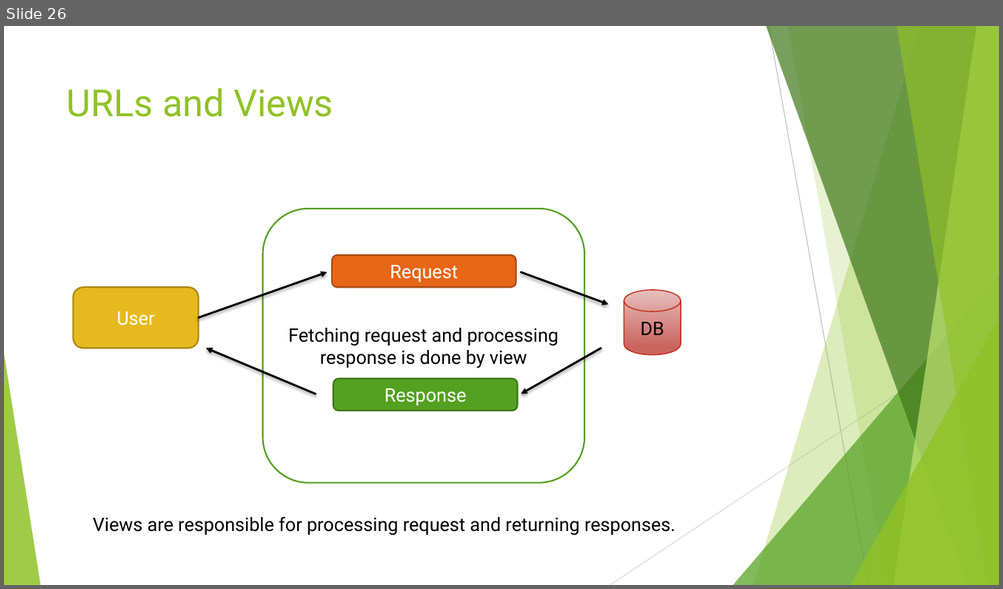
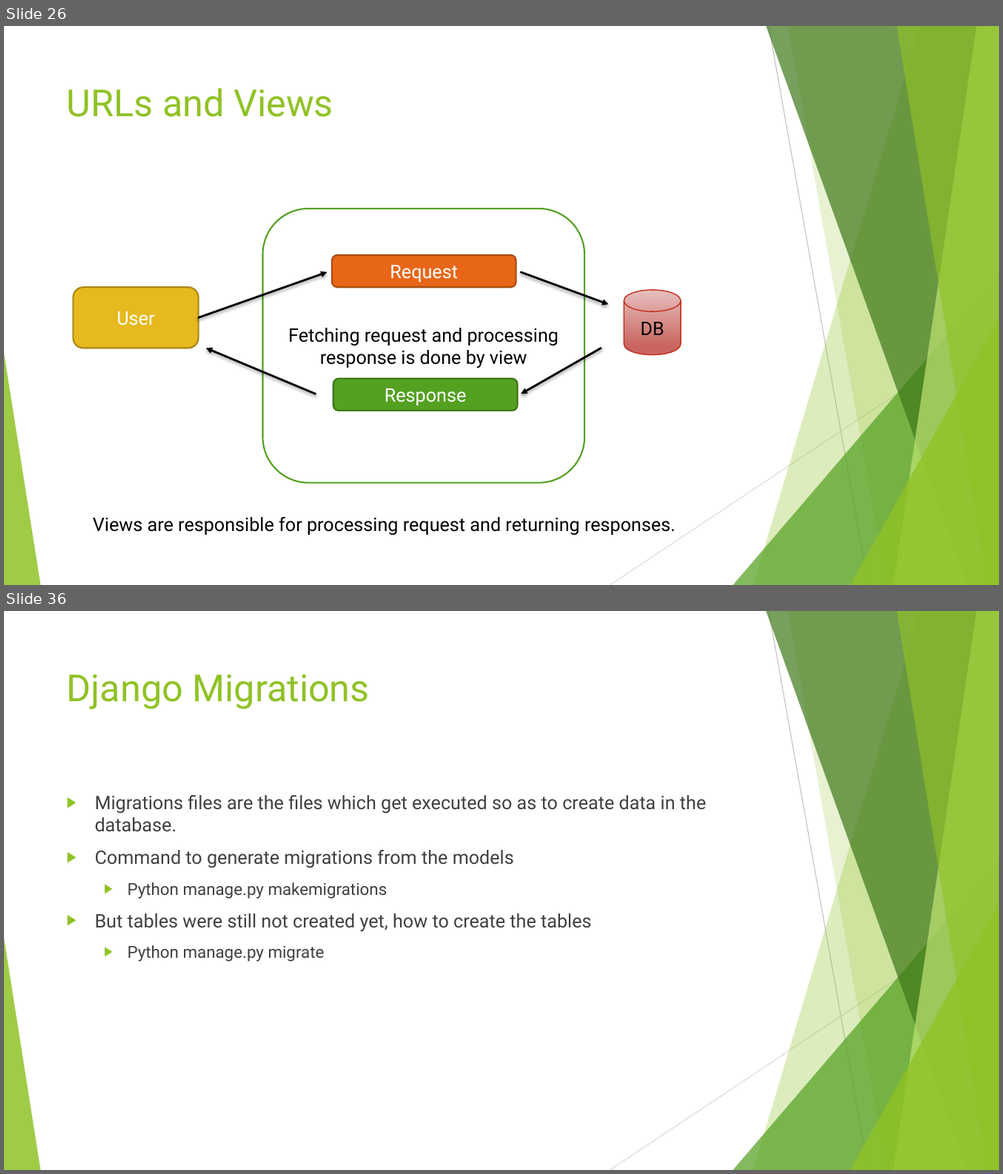
Before and after one commit to edyoda/PD-281220-Session-Code, a slide deck: Django EdYoda.pptx. Shown one above the other, each under a label of ours: slide 26 before the commit, slides 26 and 36 after it; the slides between them are not shown. The pictures are 1003x589 and 1003x1174 pixels, drawn with LibreOffice and Linux fonts; fonts in the diff are those of the drawing. Boxes give left, top, right and bottom in pixels: in the first picture for what was removed or moved away, otherwise in the second. Text is boxed around its words. In the diff, an @@ line names an element or a change of style, - is before the commit and + after.

```diff
--- a/Django EdYoda.pptx
+++ b/Django EdYoda.pptx
@@ slide 36 added at [4,611,999,1170], background #FFFFFF; not listed: 10 template elements that a slide beside it also shows @@
@@ title added at [67,674,370,709], 36 pt, text #90C226 @@
+Django Migrations
@@ text added at [95,795,706,962], 18 pt, text #404040 @@
+▶ Migrations files are the files which get executed so as to create data in the database.
+▶ Command to generate migrations from the models
+  ▶ Python manage.py makemigrations
+▶ But tables were still not created yet, how to create the tables
+  ▶ Python manage.py migrate
```
Also in this commit, not shown: 45 other slides added, 15 other files.
